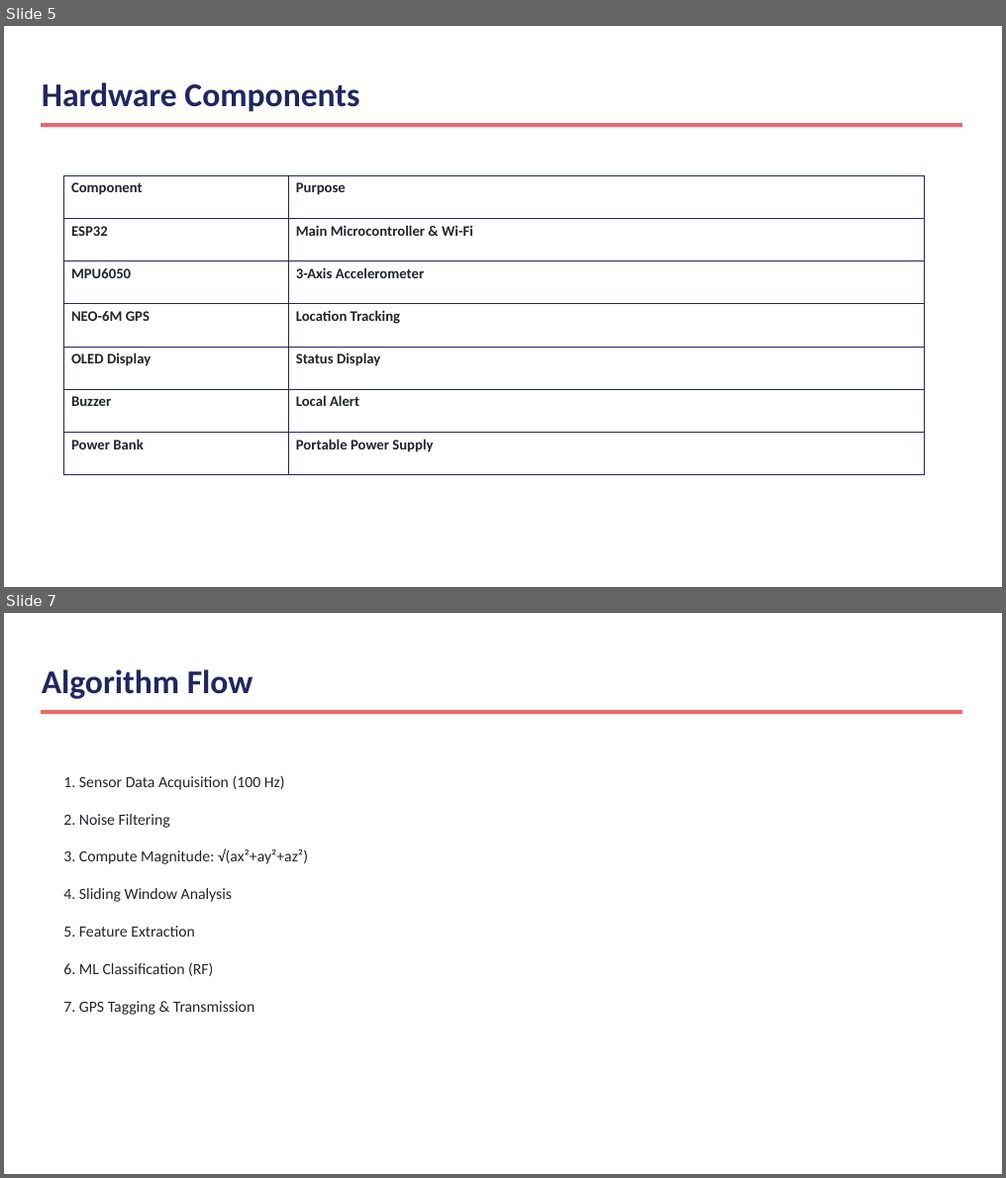
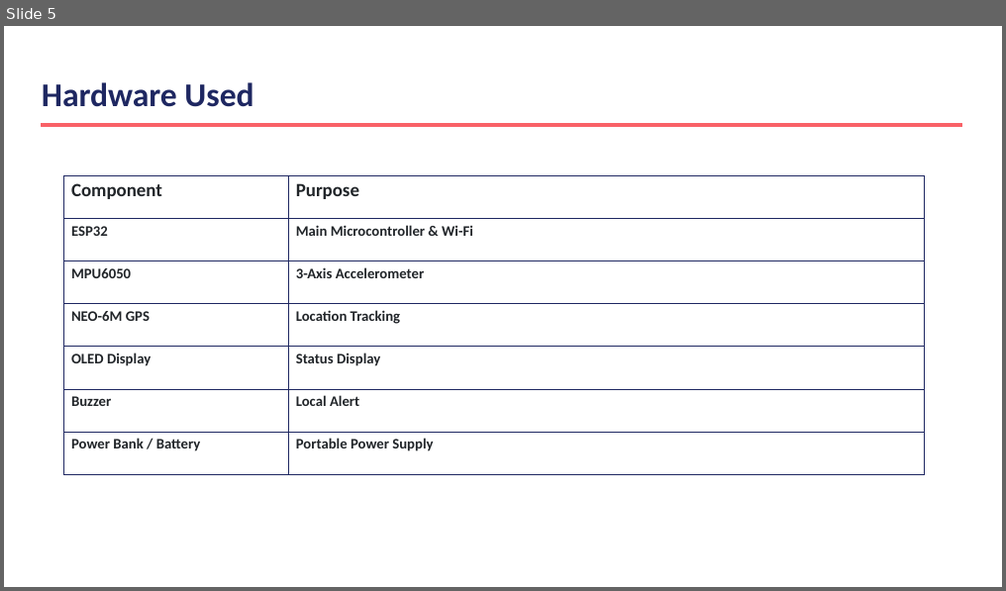
Before and after one commit to yahyazoom17/RPDS, a slide deck: pothole-review.pptx. Shown one above the other, each under a label of ours: slides 5 and 7 before the commit, slide 5 after it; the slides between them are not shown. The pictures are 1006x1178 and 1006x591 pixels, drawn with LibreOffice and Linux fonts; fonts in the diff are those of the drawing. Boxes give left, top, right and bottom in pixels: in the first picture for what was removed or moved away, otherwise in the second. Text is boxed around its words. In the diff, an @@ line names an element or a change of style, - is before the commit and + after.

```diff
--- a/pothole-review.pptx
+++ b/pothole-review.pptx
@@ slide 7 removed at box(4, 613, 1002, 1174), background #FFFFFF @@
@@ text removed at box(42, 669, 253, 699) @@
-Algorithm Flow
@@ rectangle removed at box(42, 710, 962, 714) @@
@@ text removed at box(63, 775, 285, 790) @@
-1. Sensor Data Acquisition (100 Hz)
@@ text removed at box(63, 814, 170, 828) @@
-2. Noise Filtering
@@ text removed at box(63, 849, 308, 864) @@
-3. Compute Magnitude: √(ax²+ay²+az²)
@@ text removed at box(63, 888, 232, 902) @@
-4. Sliding Window Analysis
@@ text removed at box(63, 926, 194, 937) @@
-5. Feature Extraction
@@ text removed at box(63, 962, 213, 976) @@
-6. ML Classification (RF)
@@ text removed at box(63, 1001, 254, 1015) @@
-7. GPS Tagging & Transmission
@@ slide 5 changed as well @@
@@ text at box(42, 82, 253, 107): text changed @@
-Hardware Components
+Hardware Used
@@ table at box(63, 175, 925, 456) @@
-row 7, column 1: Power Bank
+row 7, column 1: Power Bank / Battery
@@ size 14 to 18 pt in "Component", "Purpose" @@
```
Also in this commit, not shown: 10 other slides changed, 1 other slide removed, 24 other files.
